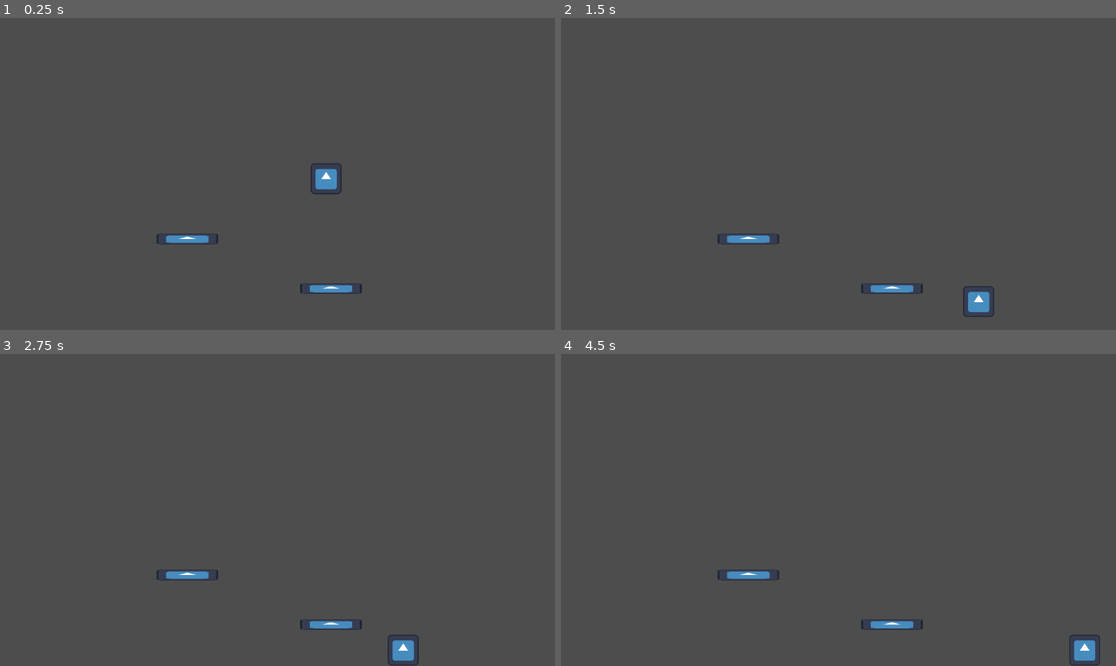
Above: before the commit, frames 1-4 (two rows, left to right).
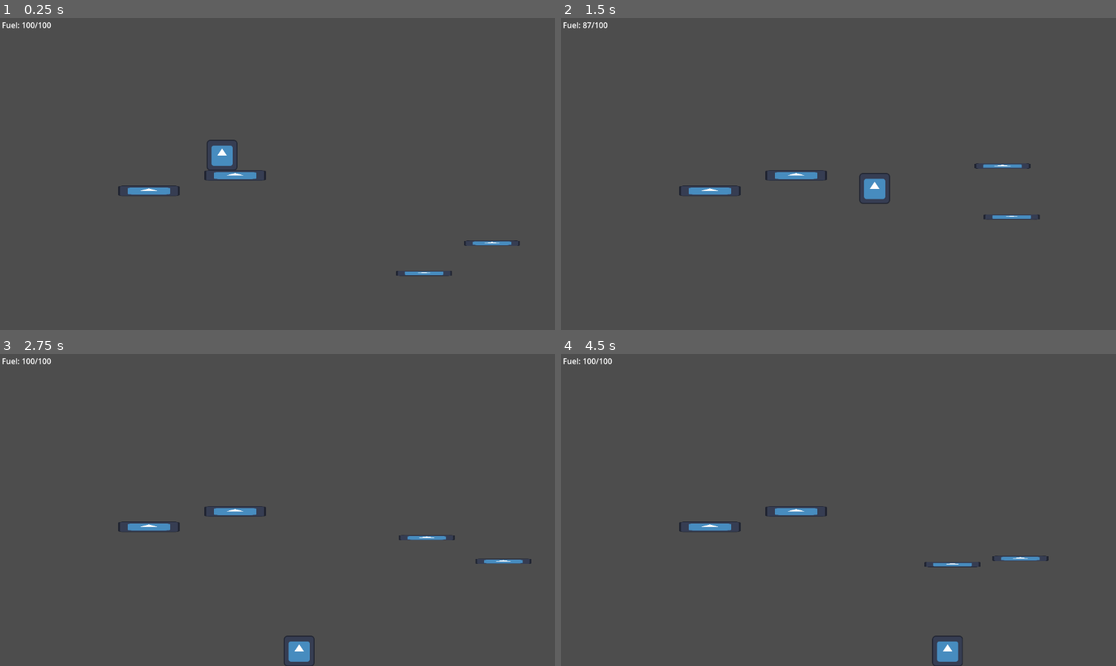
Above: after the commit, the same moments.

Repository: Joeisjack/hackUMBCGame
Game: Godot game, scene res://Scenes/game.tscn
The game is run twice, just before and just after one commit, with the same random seed, the same clock (stepped at 60 frames per second) and the same inputs. The engine's default icon, where the game draws it, is replaced by a stand-in: a white triangle on a blue panel in a dark square.
Inputs:
- Up to frame 1 (0.25 s): no input
- Up to frame 2 (1.5 s): hold D (Right) from 0.53 s (still down); tap W (Up) at 0.77 s
- Up to frame 3 (2.75 s): tap W (Up) at 1.52 s; release D (Right) at 2.03 s; hold A (Left) from 2.03 s (still down)
- Up to frame 4 (4.5 s): release A (Left) at 2.78 s; hold D (Right) 2.78-4.28 s; tap W (Up) at 3.02, 3.77 s; hold A (Left) from 4.28 s (still down)

The runs differ from the first frame. In frame 1, 2.0% of the frame differs, in the area x 0-94%, y 1-89%; in frame 2, 2.0%; in frame 3, 2.0%; in frame 4, 2.0%.

Commit message:
Image + code base

Diff:
--- a/backtoearth/Scenes/game.tscn
+++ b/backtoearth/Scenes/game.tscn
@@ -1,23 +1,78 @@
-[gd_scene load_steps=4 format=3 uid="uid://cfahn3dxap6q0"]
+[gd_scene load_steps=8 format=3 uid="uid://cfahn3dxap6q0"]
 
 [ext_resource type="PackedScene" uid="uid://bhd6sw6ymbk71" path="res://prefabs/player.tscn" id="1_3c4ss"]
 [ext_resource type="PackedScene" uid="uid://cclck3rdfon3k" path="res://prefabs/staticObject.tscn" id="2_hedi2"]
+[ext_resource type="PackedScene" uid="uid://dtv41pj2g4udx" path="res://prefabs/Rotator.tscn" id="4_rg5ux"]
 
 [sub_resource type="WorldBoundaryShape2D" id="WorldBoundaryShape2D_pvuvt"]
+
+[sub_resource type="Animation" id="Animation_hyboh"]
+resource_name = "move"
+loop_mode = 2
+tracks/0/type = "value"
+tracks/0/imported = false
+tracks/0/enabled = true
+tracks/0/path = NodePath(".:position")
+tracks/0/interp = 1
+tracks/0/loop_wrap = true
+tracks/0/keys = {
+"times": PackedFloat32Array(0, 1),
+"transitions": PackedFloat32Array(1, 1),
+"update": 0,
+"values": [Vector2(1080, 505), Vector2(809, 333)]
+}
+
+[sub_resource type="Animation" id="Animation_6h8sm"]
+length = 0.001
+tracks/0/type = "value"
+tracks/0/imported = false
+tracks/0/enabled = true
+tracks/0/path = NodePath(".:position")
+tracks/0/interp = 1
+tracks/0/loop_wrap = true
+tracks/0/keys = {
+"times": PackedFloat32Array(0),
+"transitions": PackedFloat32Array(1),
+"update": 0,
+"values": [Vector2(1080, 505)]
+}
+
+[sub_resource type="AnimationLibrary" id="AnimationLibrary_xopyf"]
+_data = {
+"RESET": SubResource("Animation_6h8sm"),
+"move": SubResource("Animation_hyboh")
+}
 
 [node name="Game" type="Node2D"]
 
 [node name="CharacterBody2D" parent="." instance=ExtResource("1_3c4ss")]
-position = Vector2(677, 305)
+position = Vector2(461, 275)
 
 [node name="StaticBody2D" type="StaticBody2D" parent="."]
+position = Vector2(-5, 2)
 
 [node name="CollisionShape2D" type="CollisionShape2D" parent="StaticBody2D"]
 position = Vector2(536, 646)
 shape = SubResource("WorldBoundaryShape2D_pvuvt")
 
-[node name="StaticBody2D2" parent="." instance=ExtResource("2_hedi2")]
-position = Vector2(687, 562)
+[node name="Label" type="Label" parent="."]
+offset_left = 4.0
+offset_top = 3.0
+offset_right = 44.0
+offset_bottom = 26.0
+text = "Fuel: 100/100"
 
-[node name="StaticBody2D3" parent="." instance=ExtResource("2_hedi2")]
-position = Vector2(389, 459)
+[node name="staticObject" parent="." instance=ExtResource("2_hedi2")]
+position = Vector2(488, 327)
+
+[node name="staticObject2" parent="." instance=ExtResource("2_hedi2")]
+position = Vector2(309, 359)
+
+[node name="AnimatableBody2D2" parent="." instance=ExtResource("4_rg5ux")]
+position = Vector2(1080, 505)
+
+[node name="AnimationPlayer" type="AnimationPlayer" parent="AnimatableBody2D2"]
+libraries = {
+"": SubResource("AnimationLibrary_xopyf")
+}
+autoplay = "move"
--- /dev/null
+++ b/backtoearth/prefabs/Rotator.tscn
@@ -0,0 +1,64 @@
+[gd_scene load_steps=7 format=3 uid="uid://dtv41pj2g4udx"]
+
+[ext_resource type="Texture2D" uid="uid://cunj3cmvdwv6g" path="res://icon.svg" id="1_5nwui"]
+[ext_resource type="PackedScene" uid="uid://b6wc32ps8c2jq" path="res://prefabs/animatableObject.tscn" id="2_5dl48"]
+
+[sub_resource type="Animation" id="Animation_7bh1r"]
+resource_name = "rotate"
+length = 4.0
+loop_mode = 1
+tracks/0/type = "value"
+tracks/0/imported = false
+tracks/0/enabled = true
+tracks/0/path = NodePath(".:position")
+tracks/0/interp = 1
+tracks/0/loop_wrap = true
+tracks/0/keys = {
+"times": PackedFloat32Array(0, 1, 2, 3),
+"transitions": PackedFloat32Array(1, 1, 1, 1),
+"update": 0,
+"values": [Vector2(-150, 100), Vector2(-150, -100), Vector2(150, -100), Vector2(150, 100)]
+}
+
+[sub_resource type="Animation" id="Animation_23fra"]
+length = 0.001
+tracks/0/type = "value"
+tracks/0/imported = false
+tracks/0/enabled = true
+tracks/0/path = NodePath(".:position")
+tracks/0/interp = 1
+tracks/0/loop_wrap = true
+tracks/0/keys = {
+"times": PackedFloat32Array(0),
+"transitions": PackedFloat32Array(1),
+"update": 0,
+"values": [Vector2(-150, 75)]
+}
+
+[sub_resource type="AnimationLibrary" id="AnimationLibrary_e5p7t"]
+_data = {
+"RESET": SubResource("Animation_23fra"),
+"rotate": SubResource("Animation_7bh1r")
+}
+
+[sub_resource type="RectangleShape2D" id="RectangleShape2D_xjkcb"]
+size = Vector2(112, 10)
+
+[node name="AnimatableBody2D" type="AnimatableBody2D"]
+
+[node name="AnimatableBody2D" parent="." instance=ExtResource("2_5dl48")]
+position = Vector2(-150, 75)
+
+[node name="AnimationPlayer" type="AnimationPlayer" parent="AnimatableBody2D"]
+libraries = {
+"": SubResource("AnimationLibrary_e5p7t")
+}
+autoplay = "rotate"
+
+[node name="Sprite2D" type="Sprite2D" parent="."]
+scale = Vector2(0.908778, 0.0872684)
+texture = ExtResource("1_5nwui")
+
+[node name="CollisionShape2D" type="CollisionShape2D" parent="."]
+scale = Vector2(1, 1.01608)
+shape = SubResource("RectangleShape2D_xjkcb")
--- /dev/null
+++ b/backtoearth/prefabs/animatableObject.tscn
@@ -0,0 +1,16 @@
+[gd_scene load_steps=3 format=3 uid="uid://b6wc32ps8c2jq"]
+
+[ext_resource type="Texture2D" uid="uid://cunj3cmvdwv6g" path="res://icon.svg" id="1_26sfn"]
+
+[sub_resource type="RectangleShape2D" id="RectangleShape2D_xjkcb"]
+size = Vector2(112, 10)
+
+[node name="AnimatableBody2D" type="AnimatableBody2D"]
+
+[node name="Sprite2D" type="Sprite2D" parent="."]
+scale = Vector2(0.908778, 0.0872684)
+texture = ExtResource("1_26sfn")
+
+[node name="CollisionShape2D" type="CollisionShape2D" parent="."]
+scale = Vector2(1, 1.01608)
+shape = SubResource("RectangleShape2D_xjkcb")
--- a/backtoearth/prefabs/player.gd
+++ b/backtoearth/prefabs/player.gd
@@ -18,26 +18,47 @@
 
 
 func _physics_process(delta: float) -> void:
-	## Coyote Time
-	#if is_on_floor():
-		#cTimer.stop()
-	#elif cTimer.is_stopped():
-		#cTimer.start()
-	#
-	#if cTimer.is_stopped() or cTimer.time_left > cTimer.wait_time - COYOTE_TIME:
-		## if timer is running
-		#ableToJump = true
-	#else:
-		#ableToJump = false
-
-	ableToJump = true
-
 	# Add the gravity.
 	if not is_on_floor():
 		velocity += get_gravity() * delta
 
-	print(jumpTimer.time_left)
+	ableToJump = true
+	# print(jumpTimer.time_left)
 	# Handle jump.
+	playerJump()
+
+	# debug
+	$"../Label".text = "Fuel: " + str(round((jumpTimer.time_left / jumpTimer.wait_time) * 100)) + "/100"
+
+	# Get the input direction and handle the movement/deceleration.
+	# As good practice, you should replace UI actions with custom gameplay actions.
+	var direction := Input.get_axis("Left", "Right")
+	if direction:
+		velocity.x = direction * SPEED
+	else:
+		velocity.x = move_toward(velocity.x, 0, SPEED)
+
+	move_and_slide()
+
+# Unused
+func coyoteTime():
+	# Coyote Time
+	if is_on_floor():
+		cTimer.stop()
+	elif cTimer.is_stopped():
+		cTimer.start()
+
+	if cTimer.is_stopped() or cTimer.time_left > cTimer.wait_time - COYOTE_TIME:
+		# if timer is running
+		ableToJump = true
+	else:
+		ableToJump = false
+
+func playerJump():
+	if is_on_floor():
+		jumpTimer.start()
+		jumpTimer.paused = true
+
 	if Input.is_action_just_pressed("Up") and ableToJump:
 		if is_on_floor():
 			jumpTimer.start()
@@ -56,16 +77,6 @@
 		isJumping = false
 		jumpTimer.paused = true
 
-	# Get the input direction and handle the movement/deceleration.
-	# As good practice, you should replace UI actions with custom gameplay actions.
-	var direction := Input.get_axis("Left", "Right")
-	if direction:
-		velocity.x = direction * SPEED
-	else:
-		velocity.x = move_toward(velocity.x, 0, SPEED)
-
-	move_and_slide()
-
 func _on_coyote_timer_timeout() -> void:
 	cTimer.stop()
 
Not shown, added: backtoearth/Sprites/Jumping Animation .png.import
Not shown, added: IMG_4398.jpg
